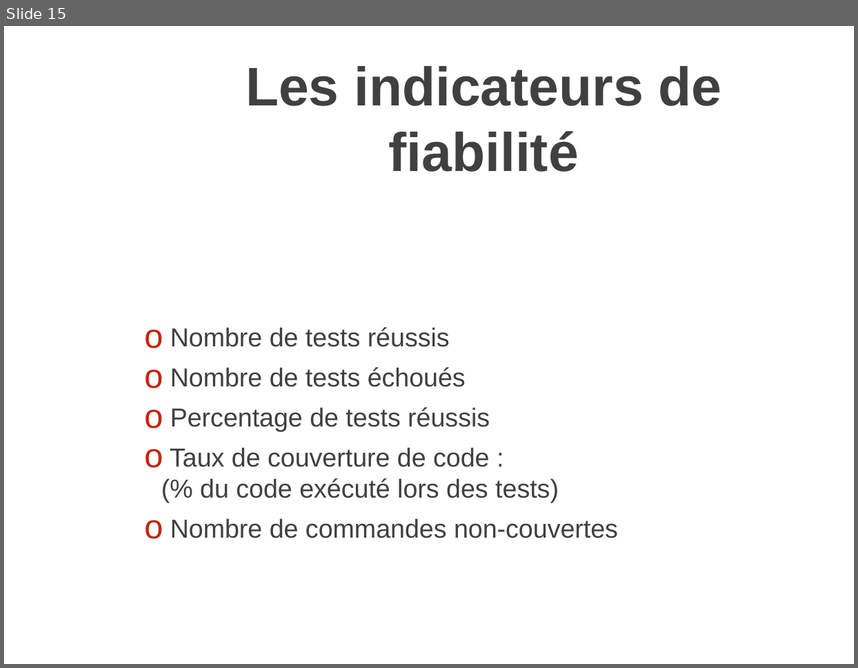
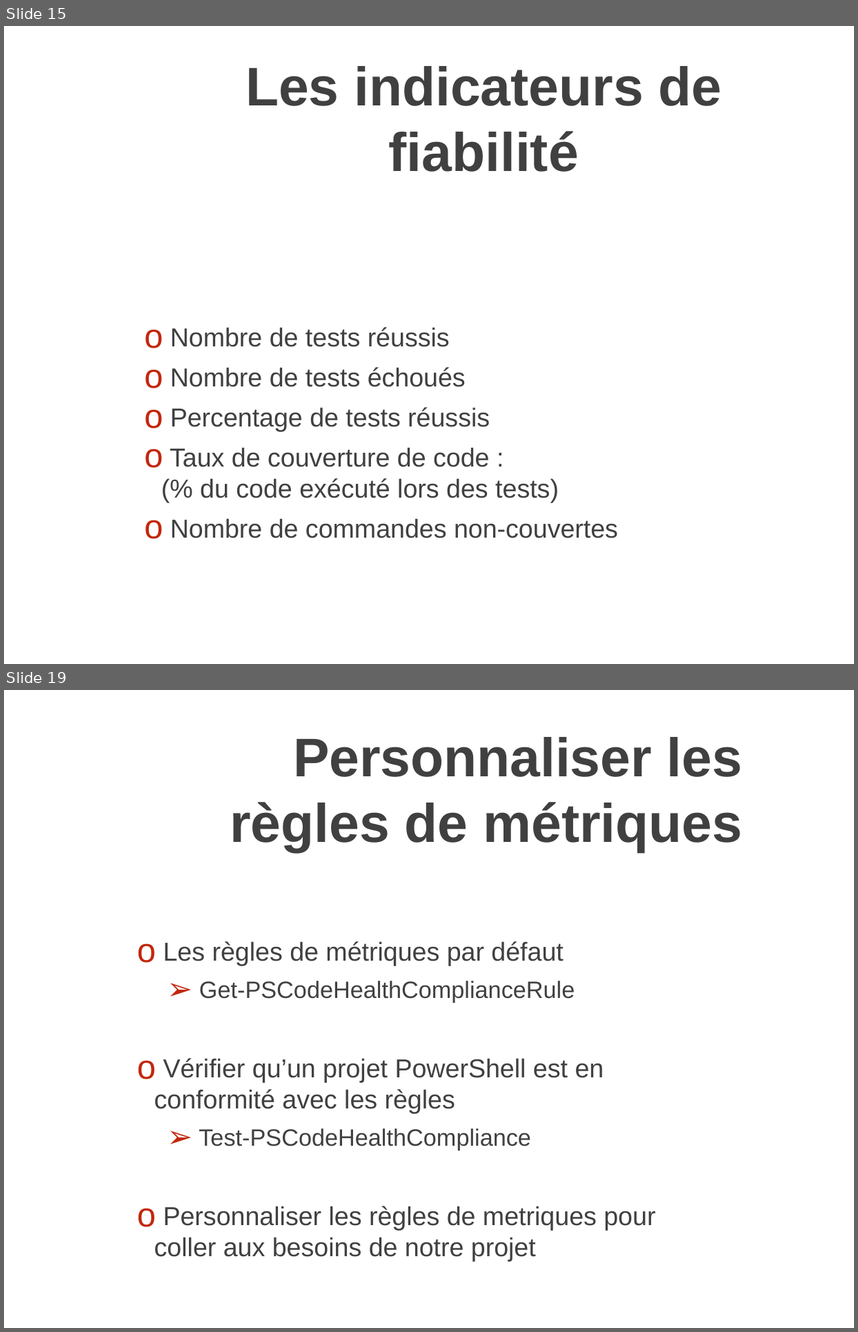
Before and after one commit to MathieuBuisson/FrPSUG-PSCodeHealth, a slide deck: Qualite de code et PSCodeHealth.pptx. Shown one above the other, each under a label of ours: slide 15 before the commit, slides 15 and 19 after it; the slides between them are not shown. The pictures are 858x668 and 858x1332 pixels, drawn with LibreOffice and Linux fonts; fonts in the diff are those of the drawing; background and template pictures are left out. Boxes give left, top, right and bottom in pixels: in the first picture for what was removed or moved away, otherwise in the second. Text is boxed around its words. In the diff, an @@ line names an element or a change of style, - is before the commit and + after.

```diff
--- a/Qualite de code et PSCodeHealth.pptx
+++ b/Qualite de code et PSCodeHealth.pptx
@@ slide 19 added at box(4, 690, 854, 1328), background picture (left out) @@
@@ title added at box(230, 737, 742, 852), 46 pt, text gradient #000000 to #404040 to #212745, bold @@
+Personnaliser les règles de métriques
@@ text added at box(154, 941, 655, 1261), 22 pt, text #404040 @@
+o Les règles de métriques par défaut
+  ➢ Get-PSCodeHealthComplianceRule
+o Vérifier qu’un projet PowerShell est en conformité avec les règles
+  ➢ Test-PSCodeHealthCompliance
+o Personnaliser les règles de metriques pour coller aux besoins de notre projet
```
Also in this commit, not shown: 3 slides changed, 2 other slides added, 4 other files.
